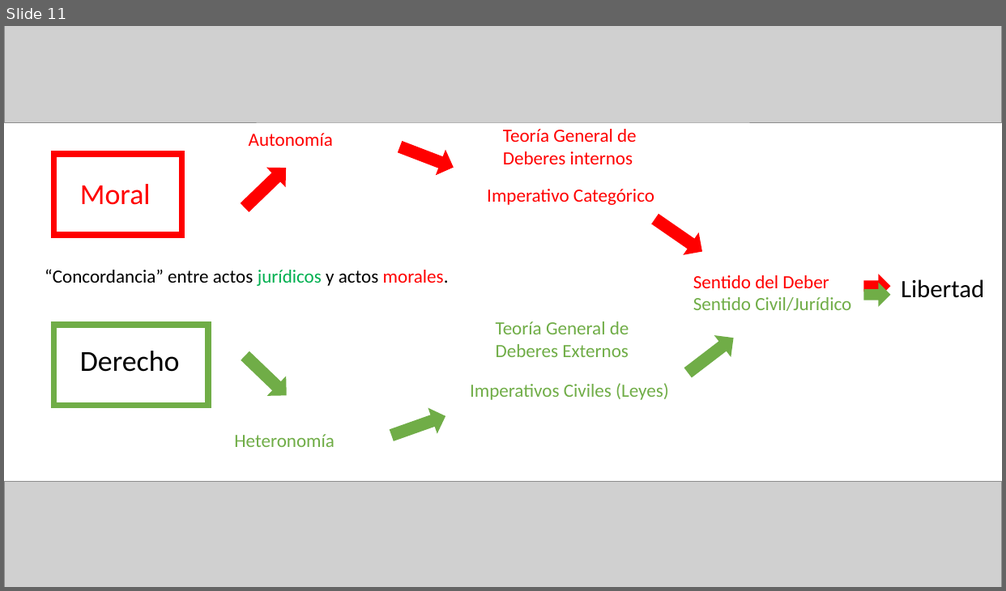
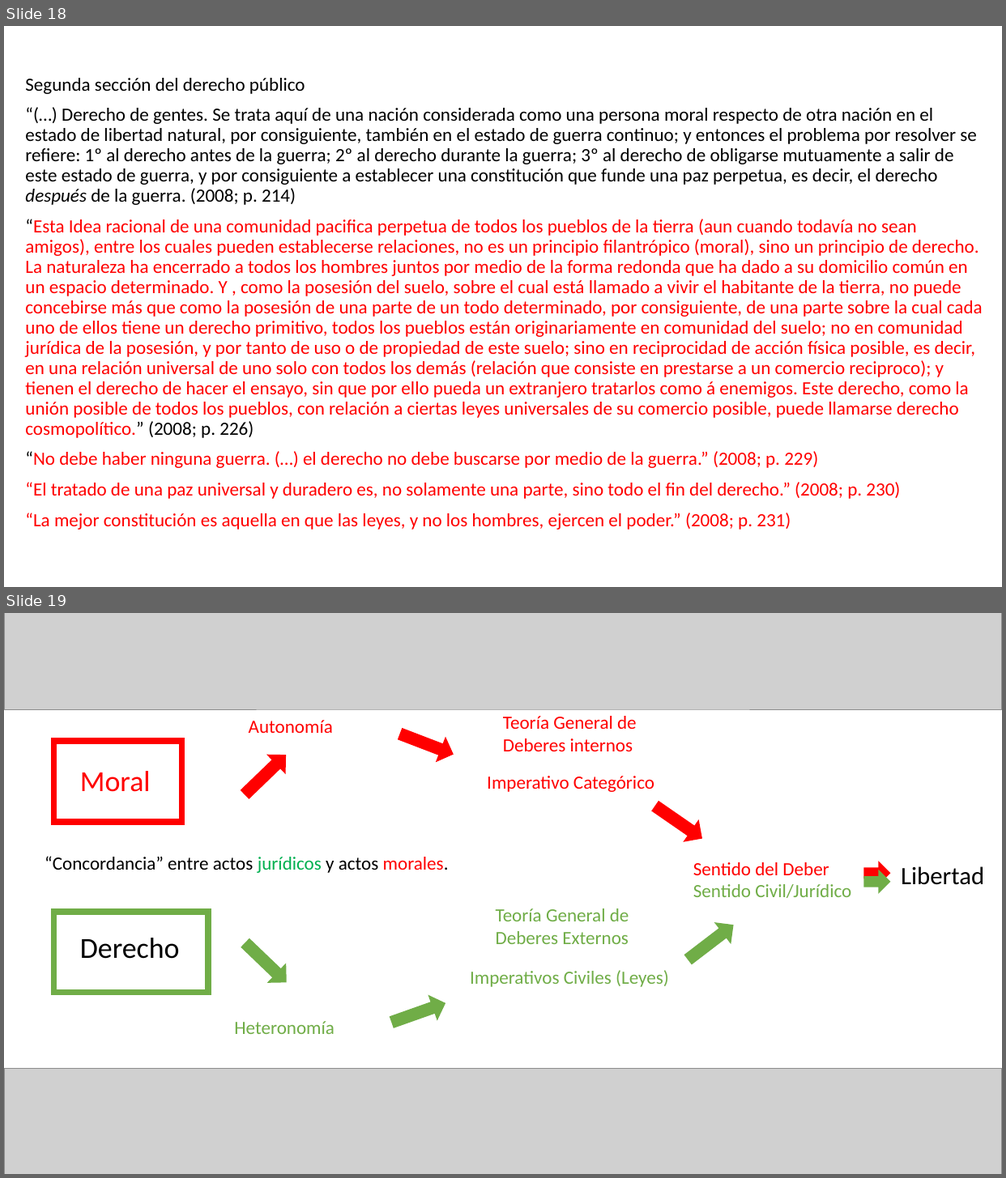
Before and after one commit to zaboltar/zaboltar.github.io, a slide deck: assets uarm/2024 1/moderna/Kant - Doctrina del Derecho.pptx. Shown one above the other, each under a label of ours: slide 11 before the commit, slides 18 and 19 after it. The pictures are 1006x591 and 1006x1178 pixels, drawn with LibreOffice and Linux fonts; fonts in the diff are those of the drawing; grey boxes stand for pictures. Boxes give left, top, right and bottom in pixels: in the first picture for what was removed or moved away, otherwise in the second. Text is boxed around its words. In the diff, an @@ line names an element or a change of style, - is before the commit and + after.

Commit message:
kant doc derecho

```diff
--- a/assets uarm/2024 1/moderna/Kant - Doctrina del Derecho.pptx
+++ b/assets uarm/2024 1/moderna/Kant - Doctrina del Derecho.pptx
@@ slide 18 added at [4, 26, 1002, 587], background #FFFFFF @@
@@ text added at [25, 78, 982, 530], 18 pt, text #FF0000 @@
+Segunda sección del derecho público
+“(…) Derecho de gentes. Se trata aquí de una nación considerada como una persona moral respecto de otra nación en el estado de libertad natural, por consiguiente, también en el estado de guerra continuo; y entonces el problema por resolver se refiere: 1º al derecho antes de la guerra; 2º al derecho durante la guerra; 3º al derecho de obligarse mutuamente a salir de este estado de guerra, y por consiguiente a establecer una constitución que funde una paz perpetua, es decir, el derecho después de la guerra. (2008; p. 214)
+“Esta Idea racional de una comunidad pacifica perpetua de todos los pueblos de la tierra (aun cuando todavía no sean amigos), entre los cuales pueden establecerse relaciones, no es un principio filantrópico (moral), sino un principio de derecho. La naturaleza ha encerrado a todos los hombres juntos por medio de la forma redonda que ha dado a su domicilio común en un espacio determinado. Y , como la posesión del suelo, sobre el cual está llamado a vivir el habitante de la tierra, no puede concebirse más que como la posesión de una parte de un todo determinado, por consiguiente, de una parte sobre la cual cada uno de ellos tiene un derecho primitivo, todos los pueblos están originariamente en comunidad del suelo; no en comunidad jurídica de la posesión, y por tanto de uso o de propiedad de este suelo; sino en reciprocidad de acción física posible, es decir, en una relación universal de uno solo con todos los demás (relación que consiste en prestarse a un comercio reciproco); y tienen el derecho de hacer el ensayo, sin que por ello pueda un extranjero tratarlos como á enemigos. Este derecho, como la unión posible de todos los pueblos, con relación a ciertas leyes universales de su comercio posible, puede llamarse derecho cosmopolítico.” (2008; p. 226)
+“No debe haber ninguna guerra. (…) el derecho no debe buscarse por medio de la guerra.” (2008; p. 229)
+“El tratado de una paz universal y duradero es, no solamente una parte, sino todo el fin del derecho.” (2008; p. 230)
+“La mejor constitución es aquella en que las leyes, y no los hombres, ejercen el poder.” (2008; p. 231)
@@ what was slide 11 is now slide 19 @@
```
Also in this commit, not shown: 1 slide changed, 7 other slides added, 6 other files.
